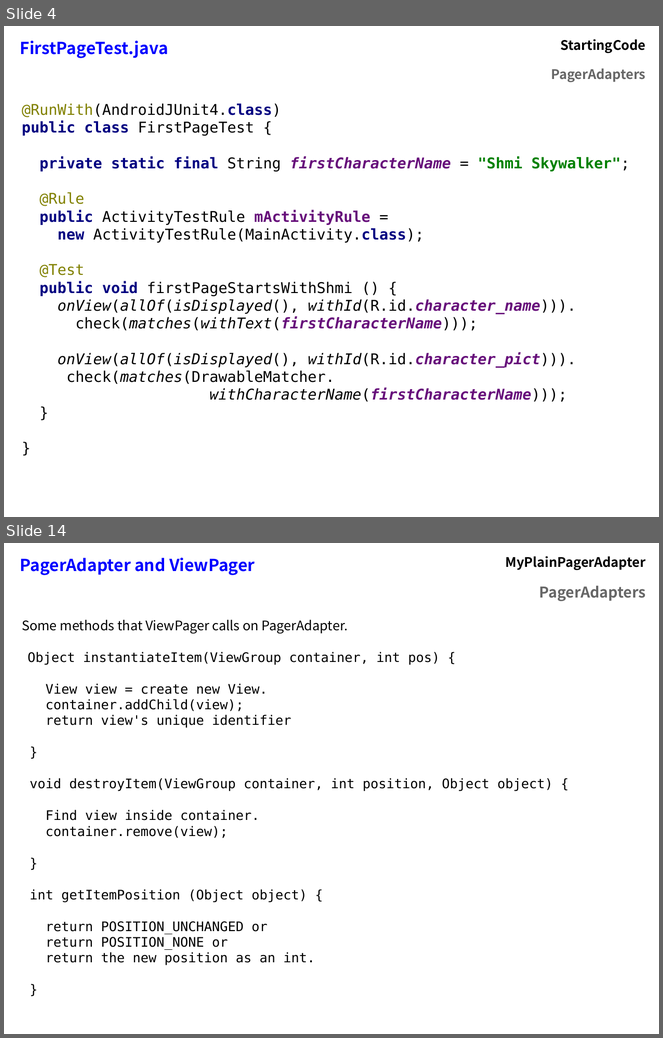
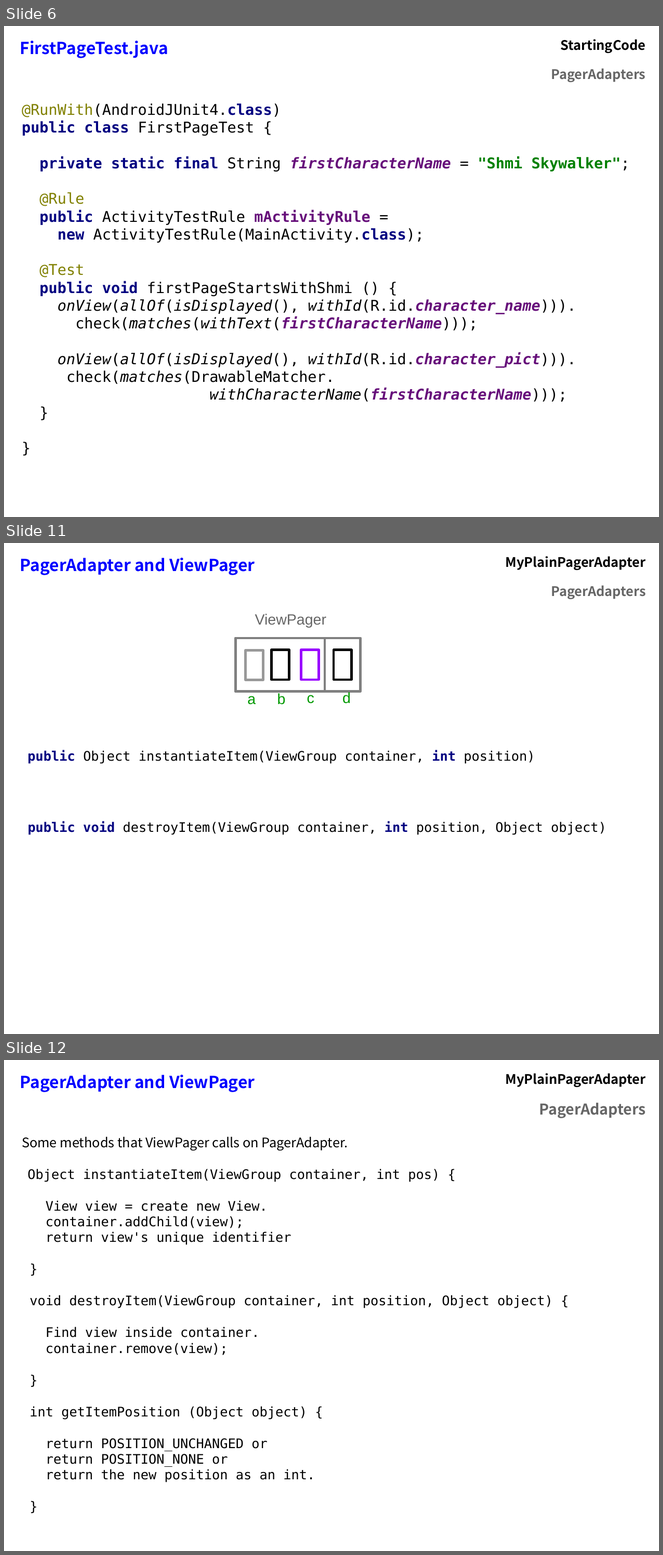
Before and after one commit to flocela/PagerAdaptersHandouts, a slide deck: PagerAdapterPresentation.odp. Shown one above the other, each under a label of ours: slides 4 and 14 before the commit, slides 6, 11 and 12 after it; the slides between them are not shown. The pictures are 663x1038 and 663x1555 pixels, drawn with LibreOffice and Linux fonts; fonts in the diff are those of the drawing. Boxes give left, top, right and bottom in pixels: in the first picture for what was removed or moved away, otherwise in the second. Text is boxed around its words. In the diff, an @@ line names an element or a change of style, - is before the commit and + after.

```diff
--- a/PagerAdapterPresentation.odp
+++ b/PagerAdapterPresentation.odp
@@ slide 11 added at (4, 543, 659, 1034), background #FFFFFF @@
@@ table added at (14, 549, 652, 601), 2 rows, 2 columns @@
+PagerAdapter and ViewPager | MyPlainPagerAdapter
+ | PagerAdapters
@@ text added at (255, 614, 327, 628), 18 pt, text #666666 @@
+ViewPager
@@ rectangle added at (236, 638, 325, 692), fill #FFFFFF, outline #808080 2.89 pt @@
@@ rectangle added at (236, 638, 361, 692), outline #808080 2.89 pt @@
@@ rectangle added at (245, 650, 263, 680), fill #FFFFFF, outline #999999 2.89 pt @@
@@ rectangle added at (272, 650, 289, 680), fill #FFFFFF, outline #000000 2.89 pt @@
@@ rectangle added at (301, 650, 319, 680), fill #FFFFFF, outline #9900FF 2.89 pt @@
@@ rectangle added at (334, 650, 352, 680), fill #FFFFFF, outline #000000 2.89 pt @@
@@ text added at (247, 696, 256, 705), 18 pt, text #009900 @@
+a
@@ text added at (278, 693, 286, 705), 18 pt, text #009900 @@
+b
@@ text added at (307, 692, 314, 704), 18 pt, text #009900 @@
+c
@@ text added at (343, 692, 351, 704), 18 pt, text #009900 @@
+d
@@ text added at (27, 750, 535, 764), 16 pt, text #000000 @@
+public Object instantiateItem(ViewGroup container, int position)
@@ text added at (28, 822, 607, 835), 16 pt, text #000000 @@
+public void destroyItem(ViewGroup container, int position, Object object)
@@ what was slide 4 is now slide 6 @@
@@ what was slide 14 is now slide 12 @@
```
Also in this commit, not shown: 11 slides changed, 5 other slides added, 8 slides removed, 3 other files.
